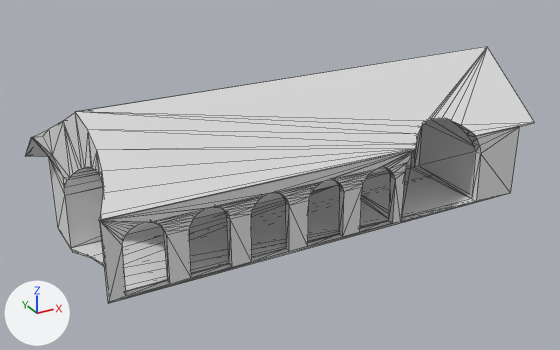
Renders of the OBJ model data/hall.obj from each side of a commit.
Before and after are seen from a 50 mm camera at (-3.11, -8.6, 4.86) aimed at (1.59, -0.05, 0.59). Every picture has the same lights, and +X, +Y and +Z are marked at lower left. Mesh edges are drawn as thin lines. Where no turn or scale is listed for an object, it has been applied to the vertices. Vertices at the same position are counted once.

Objects in the first picture: 'hall_Cube.007'.
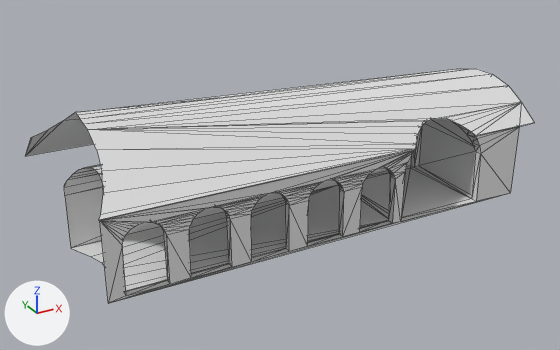
The newer file is also rescaled (x2.081), turned or shifted as a whole; pictures and numbers use the older file's frame.

The change in detail:
me_hall_cube_007 is used by ob_hall_cube_007; location (0.0, 0.0, 0.0).
me_hall_cube_007 had 370 vertices, 760 faces and spanned x -1.52..5.18, y -1.11..1.11, z -0.01..1.93.
me_hall_cube_007 now has 367 vertices, 699 faces and spans x -1.52..5.18, y -1.11..1.11, z -0.01..1.93.
Part 1, on me_hall_cube_007:
18 vertices are removed from x -1.5..5.18, y -1.07..1.0, z -0.01..1.93.
111 faces are deleted.
15 vertices are added at x -1.08..5.18, y -0.83..0.83, z 0.89..1.92.
50 new faces join them.

Changed parts and their boxes (x1, y1, x2, y2) in the pictures (560 x 350 px):
'hall_Cube.007', reshaped (9% shorter): before (26, 47, 535, 303); after (26, 69, 535, 303)
part 1 of me_hall_cube_007, cut back: before (26, 47, 535, 268); after (64, 69, 535, 136)
